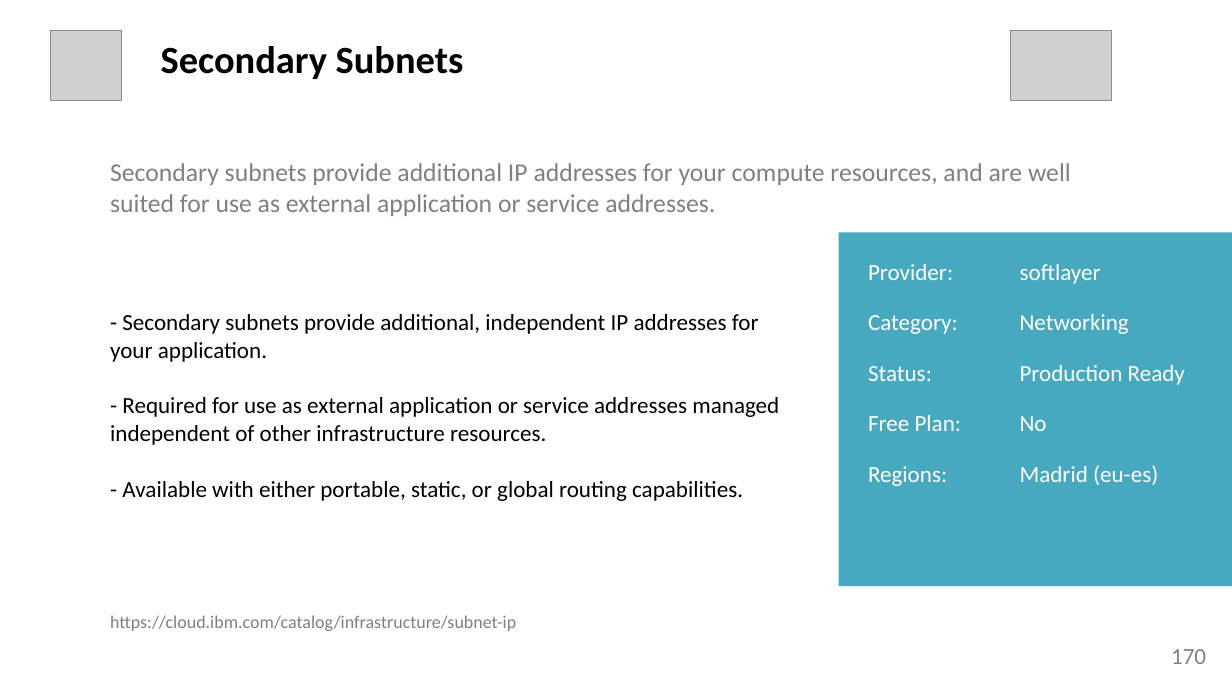
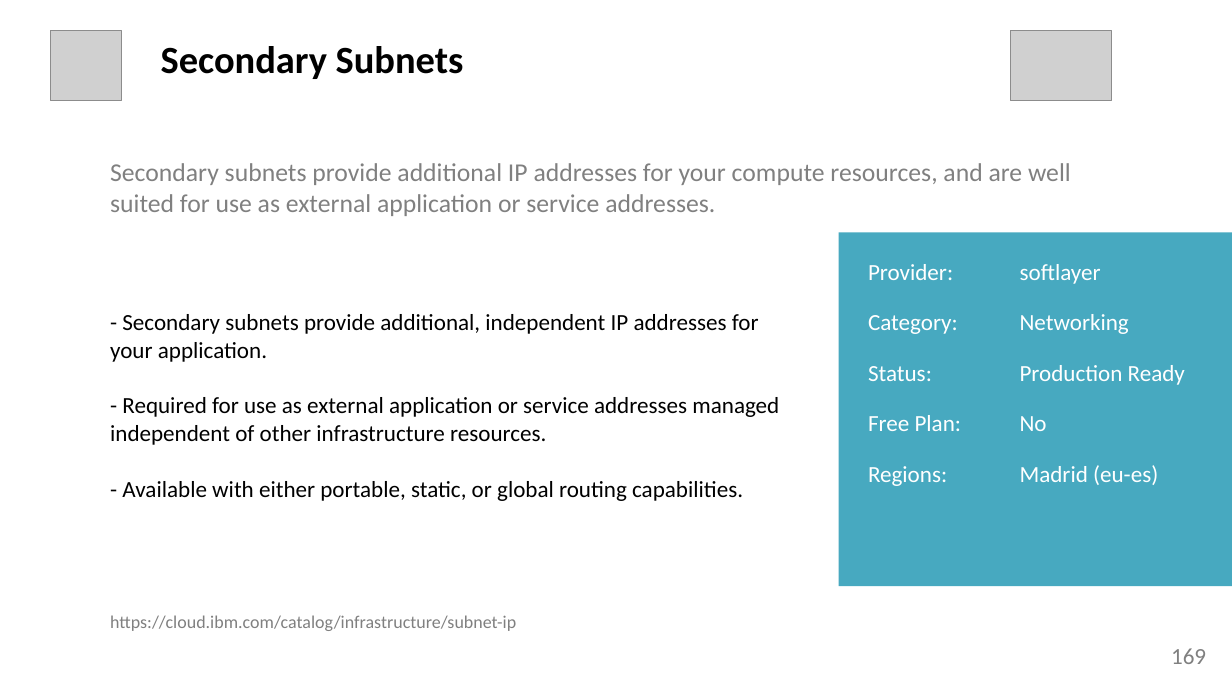
Before and after one commit to l2fprod/mycatalog, a slide deck: slide 169 of docs/generated/mycatalog.pptx (slide 170 before the commit). Drawn at 1232x693 pixels with LibreOffice and Linux fonts; fonts in the diff are those of the drawing; grey boxes stand for pictures. Boxes give left, top, right and bottom in pixels: in the first picture for what was removed or moved away, otherwise in the second. Text is boxed around its words. In the diff, an @@ line names an element or a change of style, - is before the commit and + after.

```diff
--- a/docs/generated/mycatalog.pptx
+++ b/docs/generated/mycatalog.pptx
@@ text at bbox=[1171, 648, 1206, 664]: text changed @@
-170
+169
```
Also in this commit, not shown: 177 other slides changed, 1 slide removed, 9 other files.
